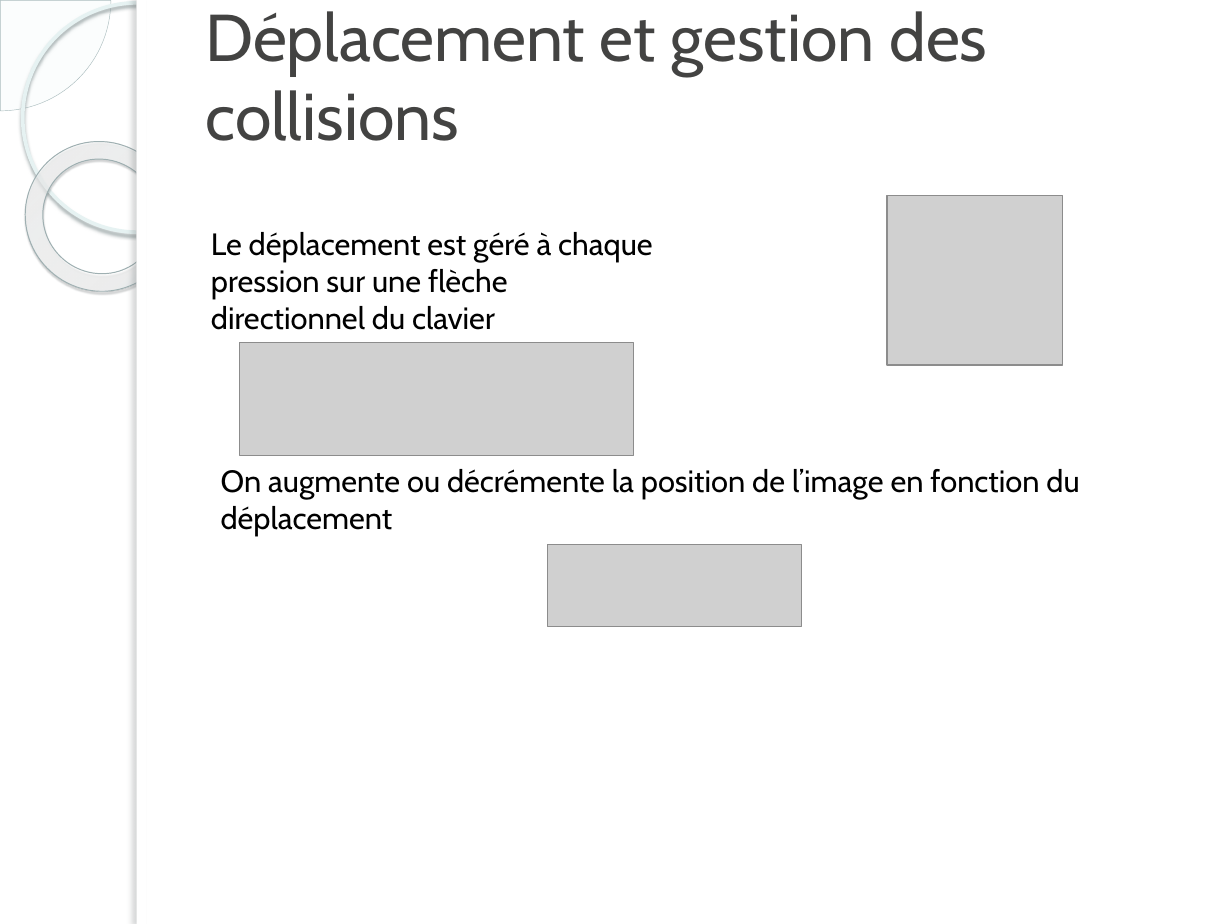
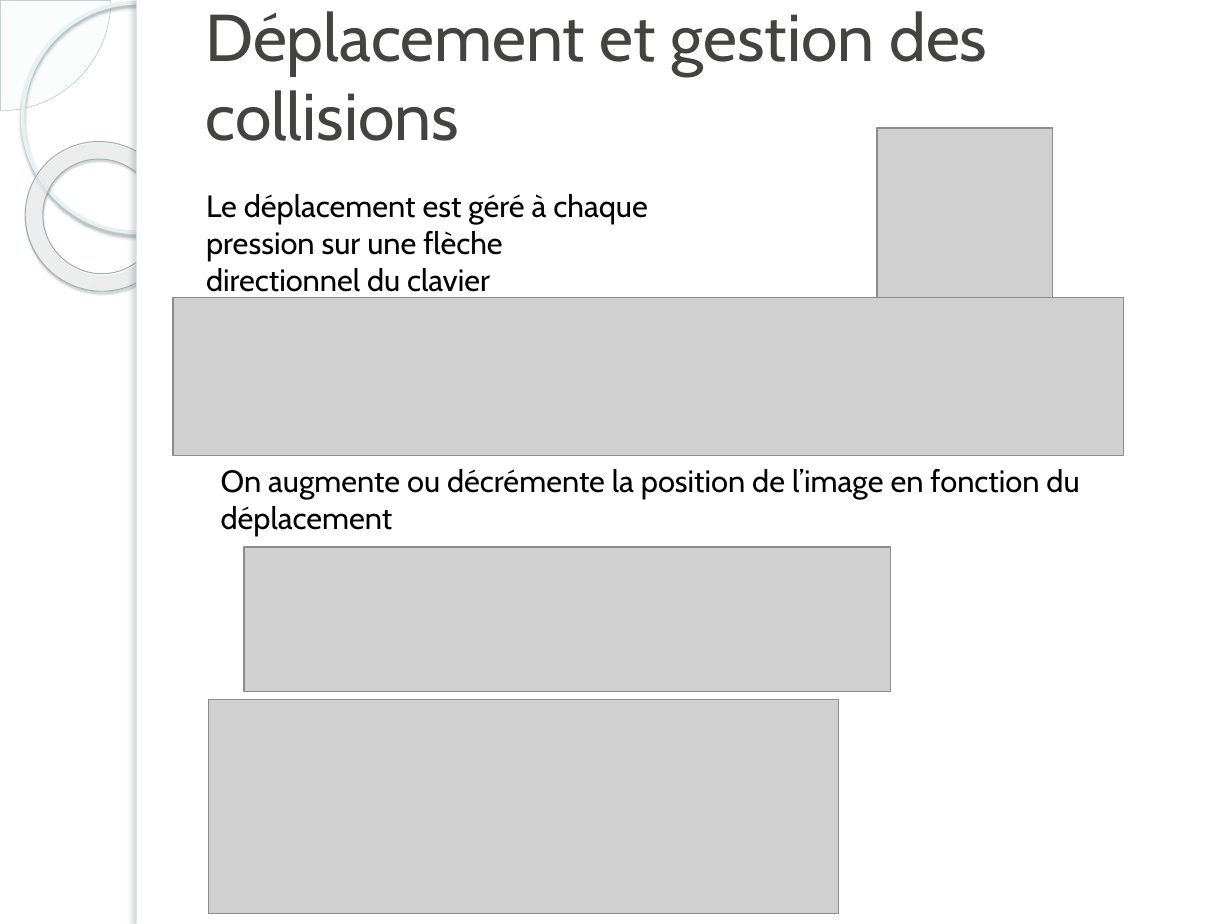
Before and after one commit to GuillaumeFerreira/Projet-3-MacGyver, a slide deck: slide 7 of documentation/Projet 3.pptx (slide 6 before the commit). Drawn at 1232x924 pixels with LibreOffice and Linux fonts; fonts in the diff are those of the drawing; grey boxes stand for pictures; background and template pictures are left out. Boxes give left, top, right and bottom in pixels: in the first picture for what was removed or moved away, otherwise in the second. Text is boxed around its words. In the diff, an @@ line names an element or a change of style, - is before the commit and + after.

```diff
--- a/documentation/Projet 3.pptx
+++ b/documentation/Projet 3.pptx
@@ picture moved from (x1=887, y1=196, x2=1063, y2=366) to (x1=877, y1=128, x2=1053, y2=298) @@
@@ text "Le déplacement est géré à ..." rewrapped from (x1=211, y1=232, x2=652, y2=330) to (x1=206, y1=194, x2=647, y2=298) @@
@@ picture added at (x1=172, y1=297, x2=1122, y2=455) @@
@@ picture removed at (x1=239, y1=342, x2=633, y2=456) @@
@@ picture added at (x1=244, y1=547, x2=891, y2=691) @@
@@ picture removed at (x1=547, y1=545, x2=801, y2=627) @@
@@ picture added at (x1=208, y1=700, x2=838, y2=914) @@
```
Also in this commit, not shown: 5 other slides changed, 2 slides added, 3 other files.
